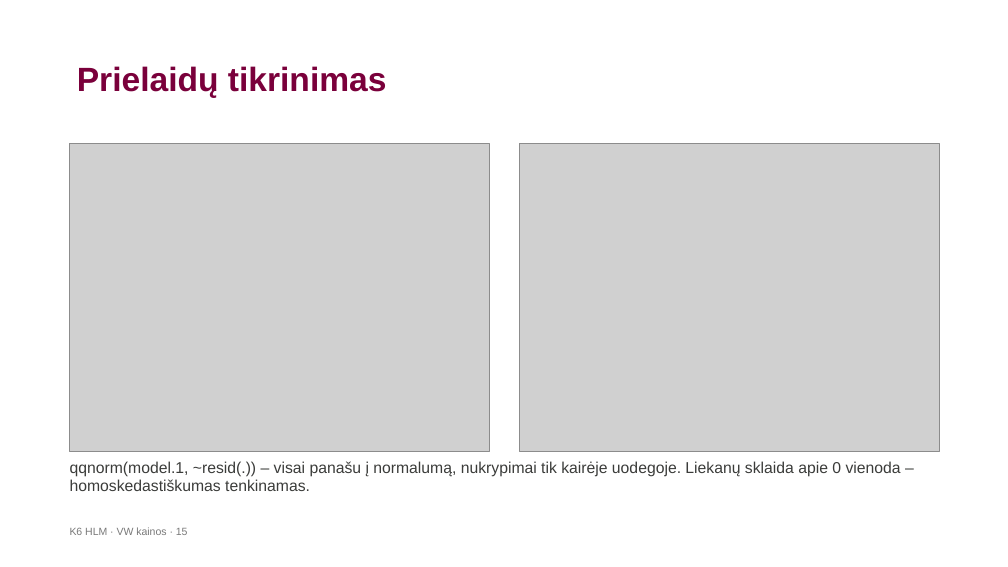
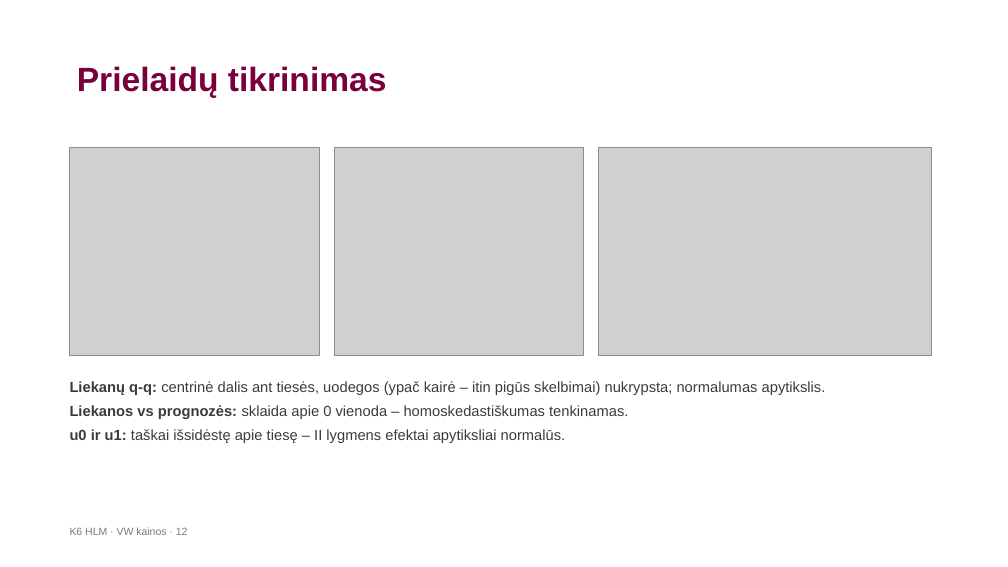
Before and after one commit to LidijaPu/K6, a slide deck: slide 12 of K6_HLM_VW_pristatymas-2.pptx (slide 15 before the commit). Drawn at 1008x567 pixels with LibreOffice and Linux fonts; fonts in the diff are those of the drawing; grey boxes stand for pictures; background and template pictures are left out. Boxes give left, top, right and bottom in pixels: in the first picture for what was removed or moved away, otherwise in the second. Text is boxed around its words. In the diff, an @@ line names an element or a change of style, - is before the commit and + after.

```diff
--- a/K6_HLM_VW_pristatymas-2.pptx
+++ b/K6_HLM_VW_pristatymas-2.pptx
@@ picture removed at [70, 144, 489, 451] @@
@@ picture added at [70, 147, 319, 355] @@
@@ picture added at [334, 147, 584, 355] @@
@@ picture: place and size @@
-picture at [520, 144, 939, 451]
+picture at [599, 147, 932, 355]
@@ text added at [70, 381, 826, 443], 14 pt, text #3B3C3A @@
+Liekanų q-q: centrinė dalis ant tiesės, uodegos (ypač kairė – itin pigūs skelbimai) nukrypsta; normalumas apytikslis.
+Liekanos vs prognozės: sklaida apie 0 vienoda – homoskedastiškumas tenkinamas.
+u0 ir u1: taškai išsidėstę apie tiesę – II lygmens efektai apytiksliai normalūs.
@@ text removed at [70, 460, 901, 491] @@
-qqnorm(model.1, ~resid(.)) – visai panašu į normalumą, nukrypimai tik kairėje uodegoje. Liekanų sklaida apie 0 vienoda – homoskedastiškumas tenkinamas.
@@ text at [70, 527, 188, 535]: text changed @@
-K6 HLM · VW kainos · 15
+K6 HLM · VW kainos · 12
```
Also in this commit, not shown: 5 other slides changed, 1 slide added, 5 slides removed, 4 other files.
